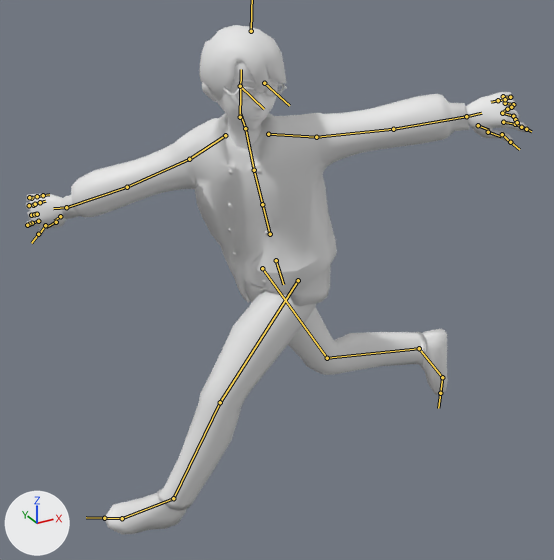
The glTF model public/avatars/male/skeleton.glb: old version first, new version second.
Rendered twice from a 50 mm lens placed at (-1.117, -1.921, 1.783), pointed at (-0.071, -0.02, 0.832). The axes (+X, +Y, +Z) are drawn at lower left. The lights are the same throughout. Both versions are drawn at frame 6 of the action 'RightStrafe'; the numbers are the values there. The bones that bend it are drawn over the model as lines.

Names of what the first picture shows: 'Body', 'Face', 'Foot', 'Hair', 'Hand', 'Leg'.
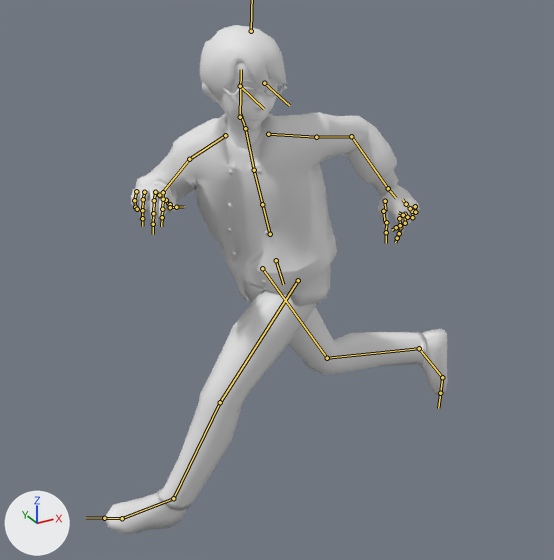
Where the change shows, as pixel boxes [x1, y1, x2, y2] in the pictures (554 x 560 px):
'Body', posed (35% narrower, 8% shorter)
    before: [61, 94, 470, 306]
    after: [135, 112, 399, 306]
'Hand', posed
    before: [25, 92, 529, 236]
    after: [131, 184, 420, 240]
bone 'LeftUpperArm', root to tip
    before: (316, 137) to (393, 129)
    after: (316, 137) to (351, 136)
bone 'LeftLowerArm', root to tip
    before: (393, 129) to (466, 116)
    after: (351, 136) to (388, 188)
bone 'RightUpperArm', root to tip
    before: (189, 159) to (127, 187)
    after: (189, 159) to (160, 195)
bone 'RightLowerArm', root to tip
    before: (127, 187) to (66, 207)
    after: (160, 195) to (159, 195)

The change in detail:
Bone 'LeftUpperArm' (bone_leftupperarm) turns from (0, 0, 0) to (39, 37, -27) degrees about its own x, y and z.
Bone 'LeftLowerArm' (bone_leftlowerarm) turns from (0, 0, 0) to (8, -8, 58) degrees about its own x, y and z.
Bone 'RightUpperArm' (bone_rightupperarm) turns from (0, 0, 0) to (33, 17, 29) degrees about its own x, y and z.
Bone 'RightLowerArm' (bone_rightlowerarm) turns from (0, 0, 0) to (-1, 13, -139) degrees about its own x, y and z.
